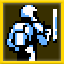
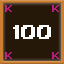
Comparing the layer stacks of the two (64, 64) images. Changes:
hid "GoldBorder" over [left=0, top=0, right=64, bottom=64]
showed "BronzeBorder" over [left=0, top=0, right=64, bottom=64]
added layer "Layer 59" above "Score" over [left=5, top=5, right=59, bottom=59]
added group "Score" with 5 layers above "Lives" over [left=8, top=25, right=51, bottom=39]
added layer "Layer 58 copy" in group "Score" over [left=37, top=25, right=51, bottom=39]
added layer "Layer 58" in group "Score" over [left=21, top=25, right=35, bottom=39]
added layer "Layer 57" in group "Score" over [left=13, top=25, right=19, bottom=39]
hid "Ending" over [left=5, top=5, right=57, bottom=64]
hid "GoldBackground" over [left=0, top=0, right=64, bottom=64]
showed "BronzeBackground" over [left=0, top=0, right=64, bottom=64]
